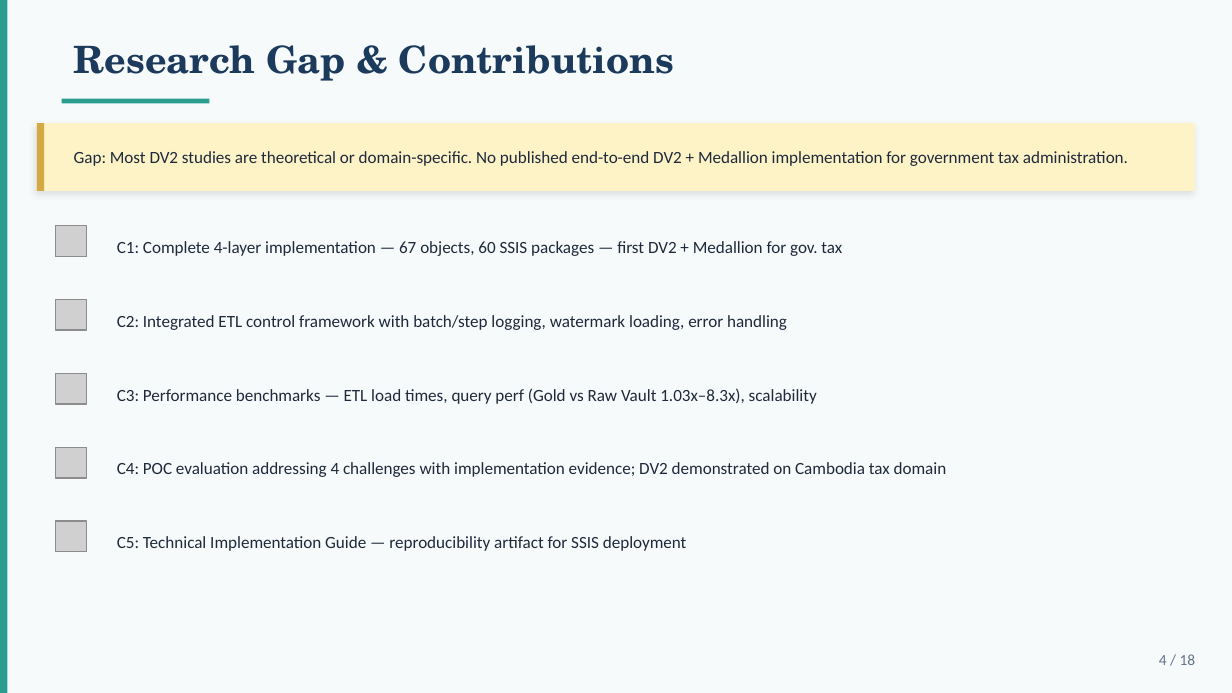
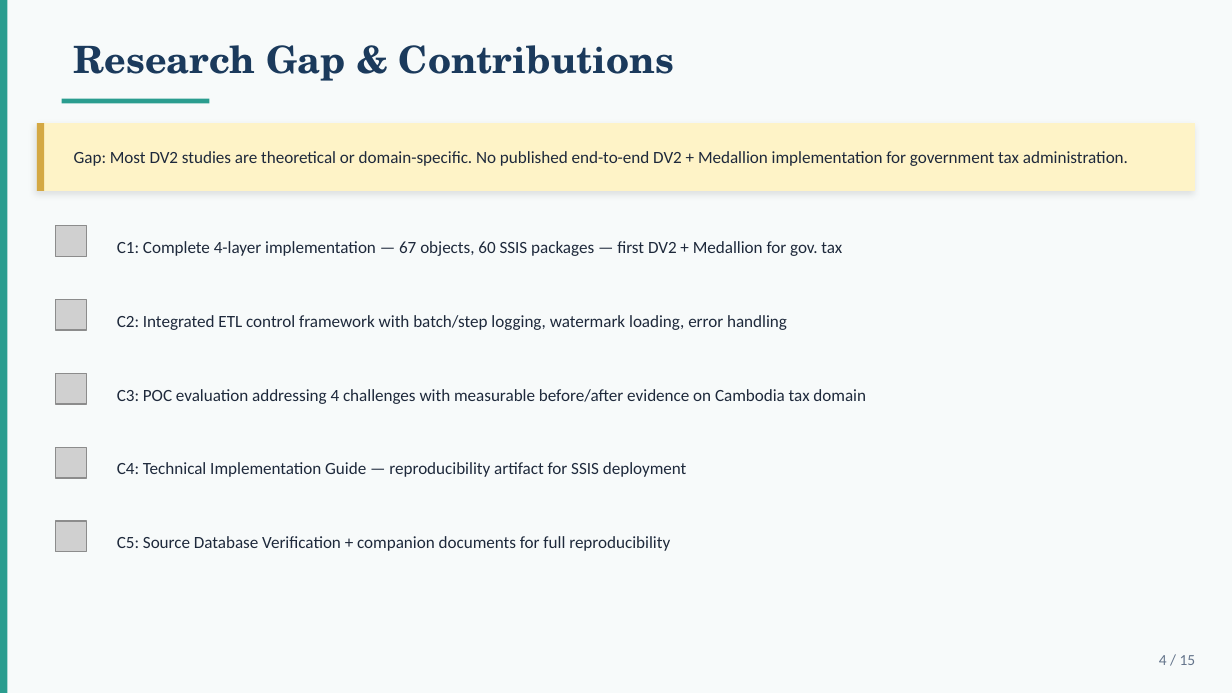
Before and after one commit to mvsotso/dv2-tax-data-warehouse-using-medallion, a slide deck: slide 4 of Documents/Final_Presentation.pptx. Drawn at 1232x693 pixels with LibreOffice and Linux fonts; fonts in the diff are those of the drawing; grey boxes stand for pictures. Boxes give left, top, right and bottom in pixels: in the first picture for what was removed or moved away, otherwise in the second. Text is boxed around its words. In the diff, an @@ line names an element or a change of style, - is before the commit and + after.

Commit message:
Remove Benchmark Metrics

```diff
--- a/Documents/Final_Presentation.pptx
+++ b/Documents/Final_Presentation.pptx
@@ text at <box>117,389,866,404</box>: text changed @@
-C3: Performance benchmarks — ETL load times, query perf (Gold vs Raw Vault 1.03x–8.3x), scalability
+C3: POC evaluation addressing 4 challenges with measurable before/after evidence on Cambodia tax domain
@@ text at <box>117,462,687,477</box>: text changed @@
-C4: POC evaluation addressing 4 challenges with implementation evidence; DV2 demonstrated on Cambodia tax domain
+C4: Technical Implementation Guide — reproducibility artifact for SSIS deployment
@@ text at <box>117,536,670,551</box>: text changed @@
-C5: Technical Implementation Guide — reproducibility artifact for SSIS deployment
+C5: Source Database Verification + companion documents for full reproducibility
@@ text at <box>1159,655,1196,665</box>: text changed @@
-4 / 18
+4 / 15
```
Also in this commit, not shown: 12 other slides changed, 3 slides removed, 19 other files.
